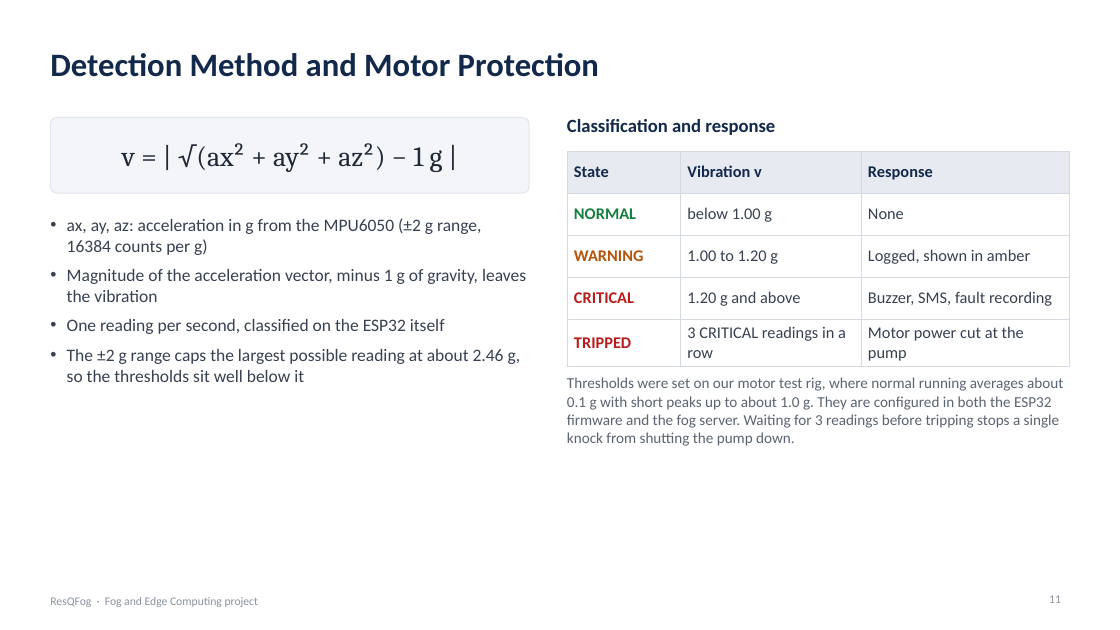
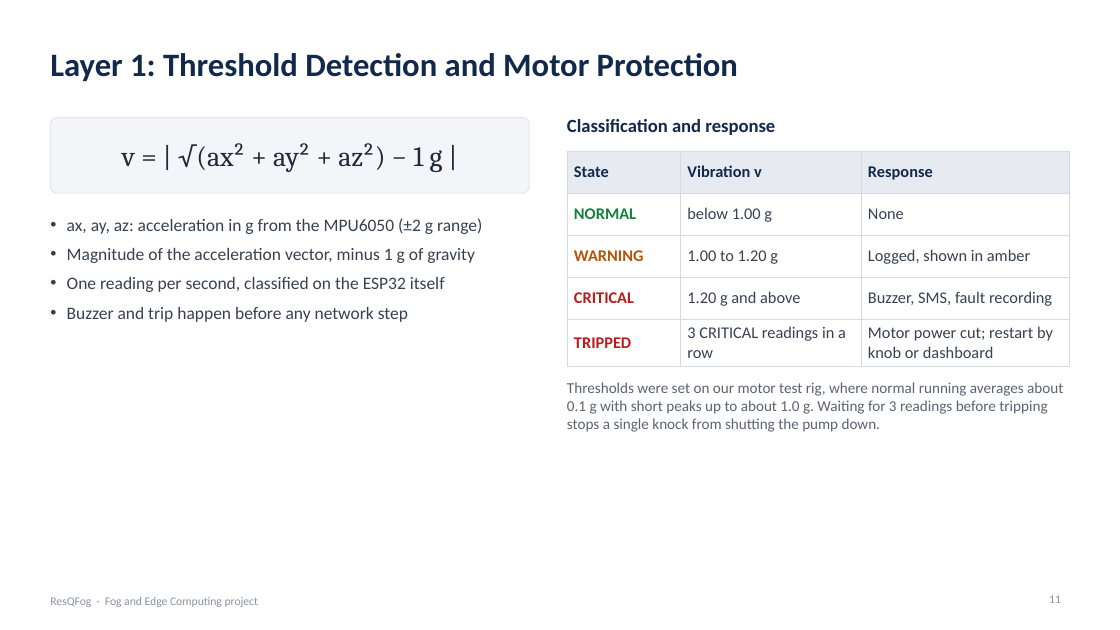
Before and after one commit to Arush-O7/ResQFog, a slide deck: slide 11 of docs/ResQFog_Final_Presentation.pptx. Drawn at 1120x630 pixels with LibreOffice and Linux fonts; fonts in the diff are those of the drawing. Boxes give left, top, right and bottom in pixels: in the first picture for what was removed or moved away, otherwise in the second. Text is boxed around its words. In the diff, an @@ line names an element or a change of style, - is before the commit and + after.

```diff
--- a/docs/ResQFog_Final_Presentation.pptx
+++ b/docs/ResQFog_Final_Presentation.pptx
@@ title at (x1=50, y1=53, x2=738, y2=81): text changed @@
-Detection Method and Motor Protection
+Layer 1: Threshold Detection and Motor Protection
@@ table at (x1=567, y1=151, x2=1070, y2=362) @@
-row 5, column 3: Motor power cut at the pump
+row 5, column 3: Motor power cut; restart by knob or dashboard
@@ text at (x1=67, y1=218, x2=482, y2=263): text changed @@
-• ax, ay, az: acceleration in g from the MPU6050 (±2 g range, 16384 counts per g)
-• Magnitude of the acceleration vector, minus 1 g of gravity, leaves the vibration
+• ax, ay, az: acceleration in g from the MPU6050 (±2 g range)
+• Magnitude of the acceleration vector, minus 1 g of gravity
@@ text at (x1=67, y1=307, x2=408, y2=322): text changed @@
-• The ±2 g range caps the largest possible reading at about 2.46 g, so the thresholds sit well below it
+• Buzzer and trip happen before any network step
@@ text at (x1=567, y1=382, x2=1063, y2=432): text changed @@
-Thresholds were set on our motor test rig, where normal running averages about 0.1 g with short peaks up to about 1.0 g. They are configured in both the ESP32 firmware and the fog server. Waiting for 3 readings before tripping stops a single knock from shutting the pump down.
+Thresholds were set on our motor test rig, where normal running averages about 0.1 g with short peaks up to about 1.0 g. Waiting for 3 readings before tripping stops a single knock from shutting the pump down.
```
Also in this commit, not shown: 14 other slides changed, 6 slides added, 9 slides removed, 7 other files.
